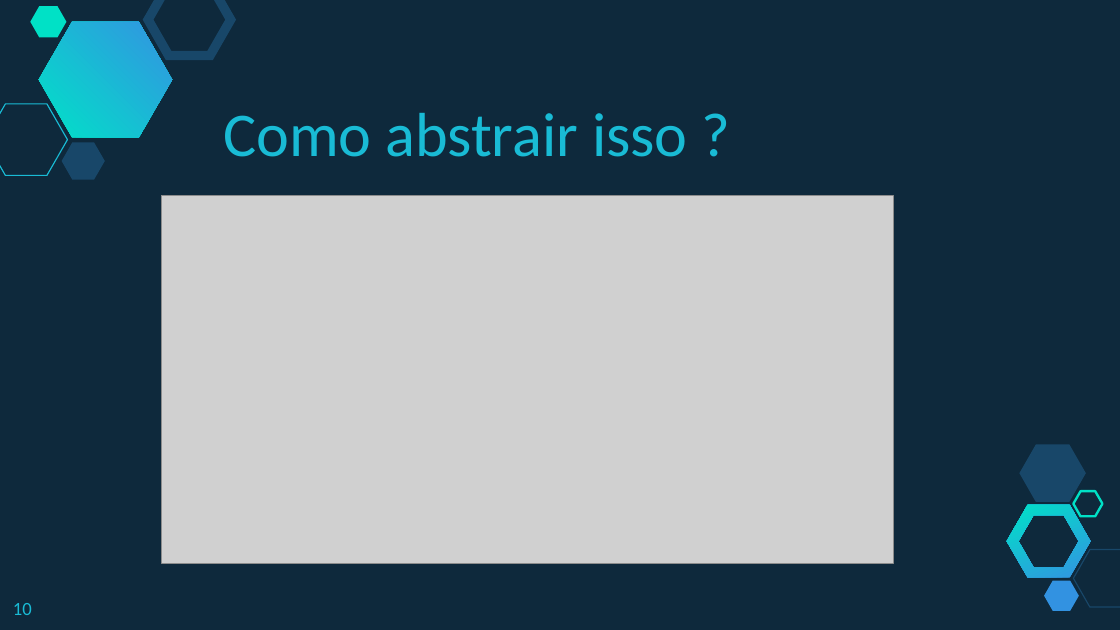
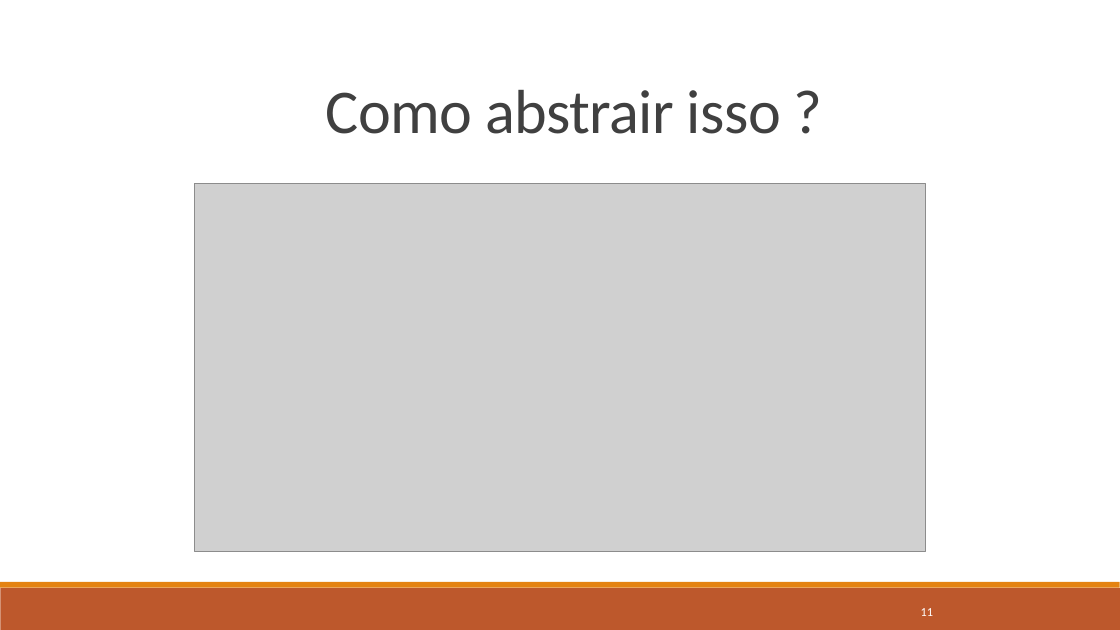
Before and after one commit to fabricioveronez/SignalR_Exemplos, a slide deck: slide 11 of docs/Apresentacao.pptx (slide 10 before the commit). Drawn at 1120x630 pixels with LibreOffice and Linux fonts; fonts in the diff are those of the drawing; grey boxes stand for pictures. Boxes give left, top, right and bottom in pixels: in the first picture for what was removed or moved away, otherwise in the second. Text is boxed around its words. In the diff, an @@ line names an element or a change of style, - is before the commit and + after.

```diff
--- a/docs/Apresentacao.pptx
+++ b/docs/Apresentacao.pptx
@@ background #0E293C to #FFFFFF @@
@@ hexagon removed at (30, 6, 66, 37) @@
@@ freeform shape removed at (38, 22, 171, 138) @@
@@ hexagon removed at (148, 0, 231, 56) @@
@@ title "Como abstrair isso ?": place and size @@
-title "Como abstrair isso ?" at (223, 113, 688, 157)
+title "Como abstrair isso ?" at (326, 90, 781, 134)
@@ title "Como abstrair isso ?" at (326, 90, 781, 134): text colour #19BBD5 to #404040, letter spacing 0 to -0.4 pt; line spacing 1 to 0.85 @@
@@ hexagon removed at (0, 104, 67, 176) @@
@@ hexagon removed at (62, 142, 105, 179) @@
@@ picture: place and size @@
-picture at (162, 196, 894, 563)
+picture at (194, 184, 925, 551)
@@ hexagon removed at (1019, 445, 1085, 502) @@
@@ freeform shape removed at (1007, 505, 1091, 578) @@
@@ hexagon removed at (1073, 492, 1102, 517) @@
@@ hexagon removed at (1073, 550, 1120, 607) @@
@@ rectangle added at (0, 588, 1120, 630), fill #BD582C @@
@@ rectangle added at (0, 582, 1120, 588), fill #E48312 @@
@@ hexagon removed at (1044, 580, 1079, 610) @@
@@ page number removed at (13, 603, 32, 615) @@
-10
@@ page number added at (921, 608, 933, 616), 7.9 pt, text #FFFFFF @@
+11
```
Also in this commit, not shown: 11 other slides changed, 8 slides added, 7 slides removed.
